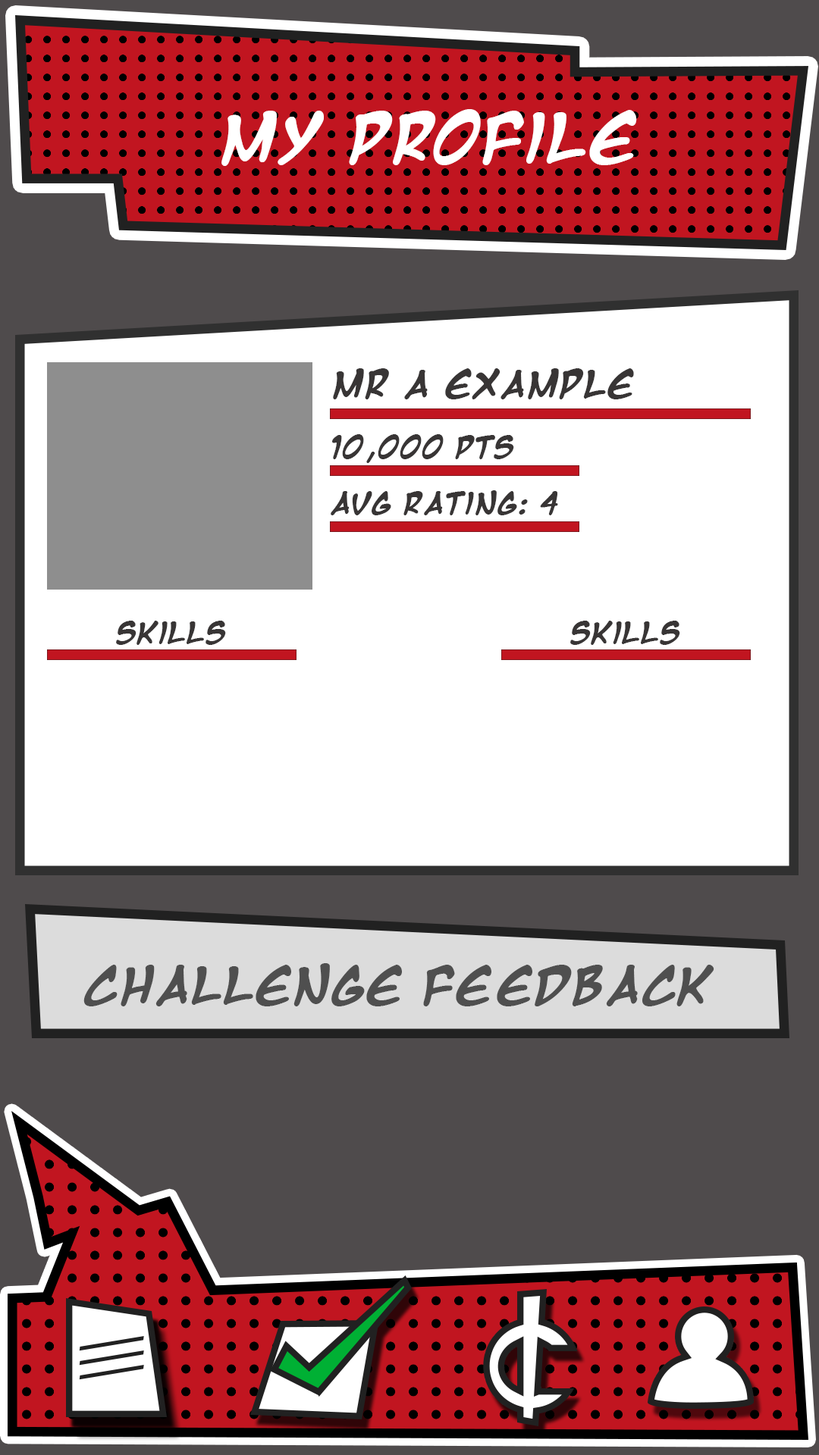
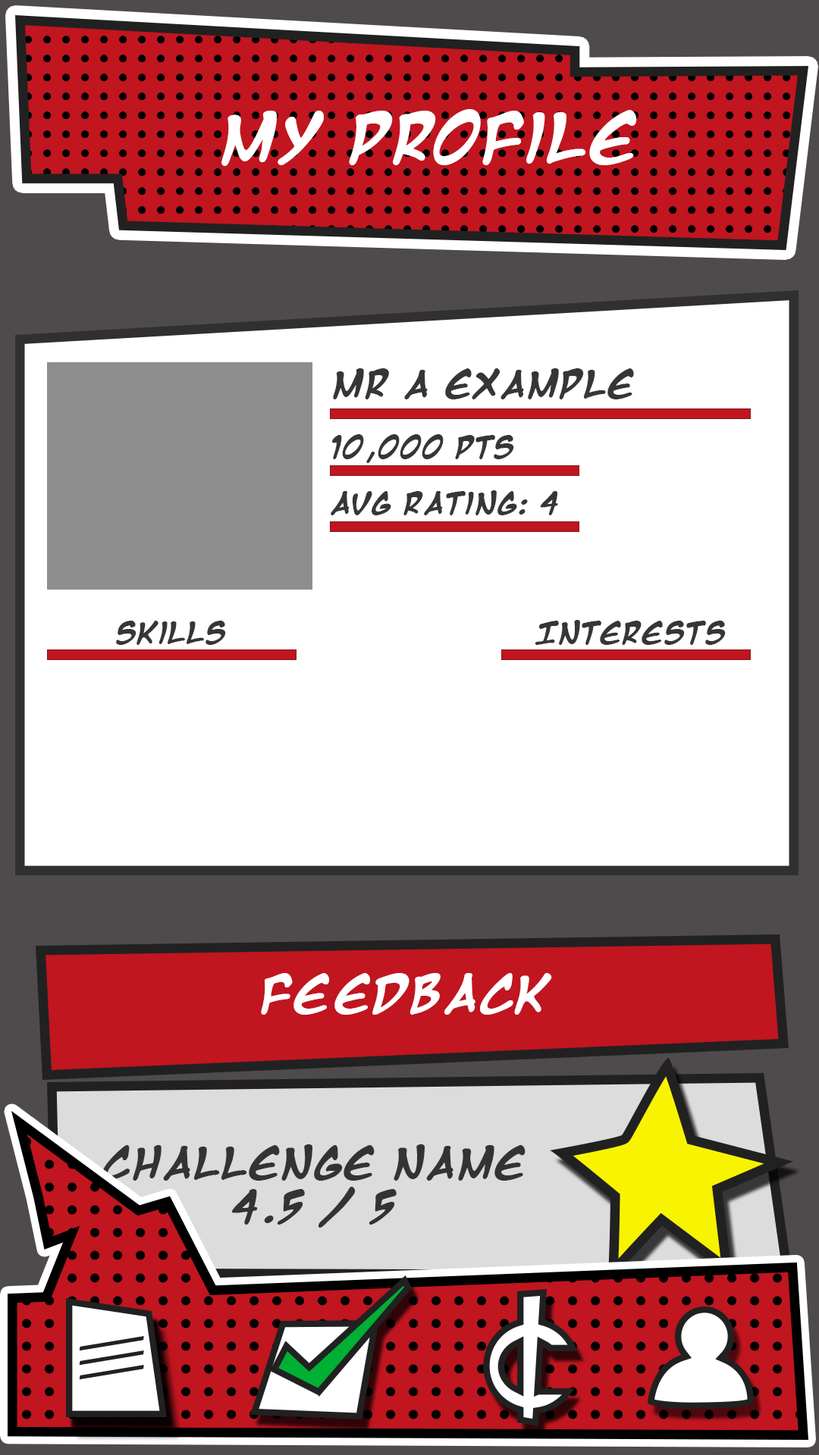
Before/after of a 819 x 1455 layered artwork. What changed in the layer stack:
renamed "Search Bar" to "Change Password Banner", moved it into group "Change Password" over (25, 620, 790, 1039)
renamed "Challenge Feedback" to "Change Password Title", painted on it over (83, 620, 715, 1007)
painted on "Rectangle 6" (1st of 2, in "Change Password" › "Change Password Banner") over (25, 620, 790, 1039)
painted on "Interests" over (534, 620, 726, 646)
added group "Feedback Banner" with 2 layers above "Challenge feedback item" over (35, 934, 789, 1081)
added layer "Change Password Title" (2nd of 2, in "Feedback Banner") in group "Feedback Banner" over (260, 973, 552, 1015)
added layer "Rectangle 6" (2nd of 2, in "Feedback Banner") in group "Feedback Banner" over (35, 934, 789, 1081)
added group "Challenge feedback item" with 3 layers above "Layer 0" over (46, 1058, 793, 1278)
added layer "Star Icon" in group "Challenge feedback item" over (549, 1058, 793, 1266)
added layer "Challenge Name 4.5 / 5" in group "Challenge feedback item" over (100, 1144, 526, 1228)
added layer "Rectangle 6 copy" in group "Challenge feedback item" over (46, 1073, 793, 1278)
